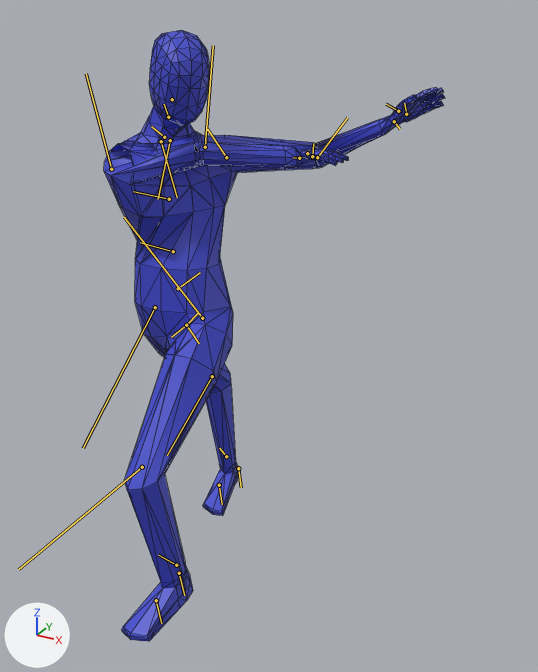
Two versions of the FBX model DirectX/Resources/Fbx/player/player.fbx, one commit apart.
Both versions are drawn from a 50 mm lens placed at (1.41, -1.91, 1.83), pointed at (0.27, 0.15, 0.8). Lighting does not change. The marker at lower left points along +X, +Y and +Z. Both versions are drawn at frame 25 of the action 'metarig|Hatk1'; the numbers are the values there. The bones that bend it are drawn over the model as lines. Mesh edges are drawn as thin lines.

Objects in the first picture: 'BaseHuman'.
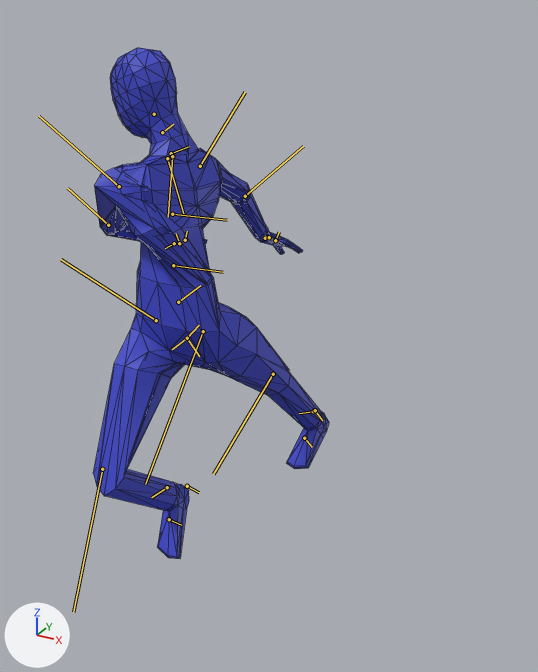
Pixel boxes [x1, y1, x2, y2] of what changed, in the pictures (538 x 672 px):
'BaseHuman', posed (31% narrower, 16% shorter): before [104, 30, 445, 642]; after [93, 48, 329, 559]
bone 'spine', root to tip: before (186, 325) to (198, 312); after (187, 338) to (199, 325)
bone 'spine.002', root to tip: before (173, 251) to (140, 242); after (173, 265) to (223, 272)
bone 'upper_arm.L', root to tip: before (226, 157) to (207, 129); after (119, 186) to (39, 116)
bone 'upper_arm.R', root to tip: before (111, 169) to (86, 73); after (200, 166) to (245, 92)
bone 'hand.R', root to tip: before (299, 158) to (293, 157); after (265, 238) to (265, 235)
bone 'thigh.L', root to tip: before (202, 318) to (124, 217); after (203, 331) to (145, 484)
bone 'shin.L', root to tip: before (142, 467) to (18, 569); after (273, 374) to (213, 474)
bone 'thigh.R', root to tip: before (155, 307) to (83, 448); after (156, 320) to (61, 259)
bone 'shin.R', root to tip: before (212, 376) to (167, 455); after (102, 469) to (73, 612)

What the commit changed:
Bone 'spine' (bone_spine) moves from (0.0, -0.047, -0.181) to (0.0, -0.059, -0.228).
Bone 'spine.002' (bone_spine_002) turns from (-1, -2, 76) to (-1, 2, -78) degrees about its own x, y and z.
Bone 'upper_arm.L' (bone_upper_arm_l) turns from (3, 3, 2) to (128, -59, -2) degrees about its own x, y and z.
Bone 'upper_arm.R' (bone_upper_arm_r) turns from (0, 151, -60) to (28, -18, -68) degrees about its own x, y and z.
Bone 'hand.R' (bone_hand_r) turns from (-37, -10, 105) to (-59, 1, 78) degrees about its own x, y and z.
Bone 'thigh.L' (bone_thigh_l) turns from (-47, 5, -2) to (56, 1, 5) degrees about its own x, y and z.
Bone 'shin.L' (bone_shin_l) turns from (53, -12, 9) to (-17, 2, 9) degrees about its own x, y and z.
Bone 'thigh.R' (bone_thigh_r) turns from (43, 0, 0) to (-35, 0, 0) degrees about its own x, y and z.
Bone 'shin.R' (bone_shin_r) turns from (-35, -7, -8) to (79, 11, -3) degrees about its own x, y and z.
